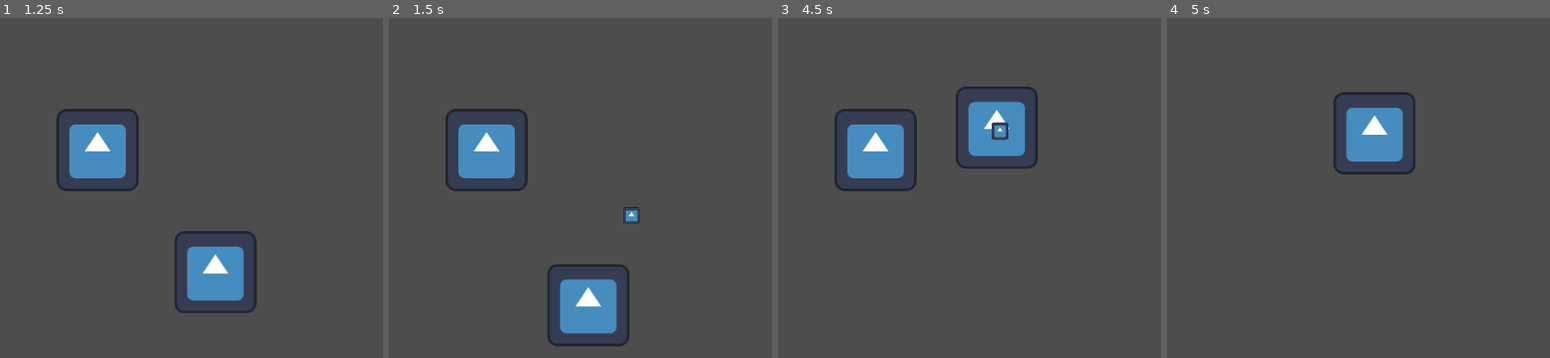
Above: before the commit, frames 1-4 (left to right).
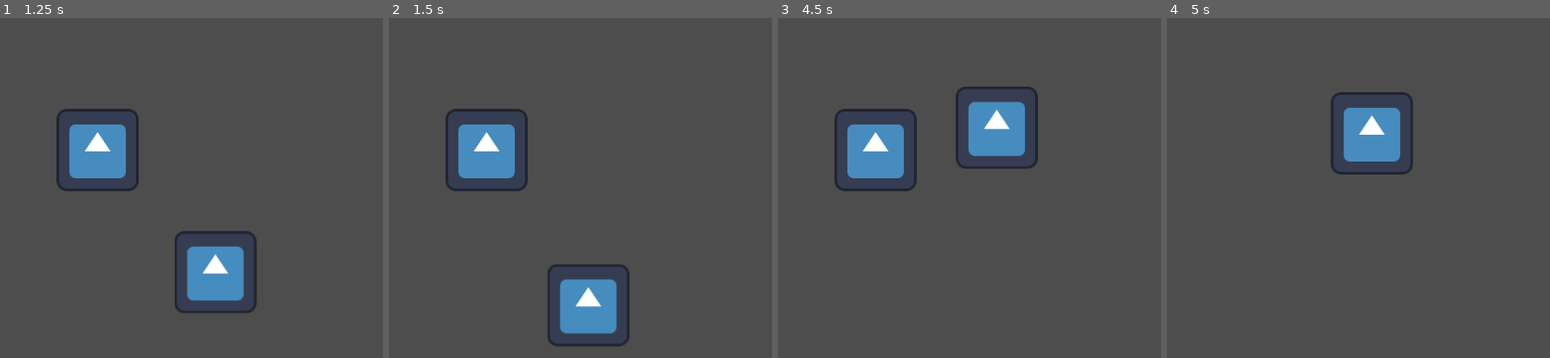
Above: after the commit, the same moments.

Repository: kschulz20/scream-jam-2024
Game: Godot game, scene res://src/main.tscn
Same seed, same stepped clock (60 frames per second), same inputs: the game is played once before the commit and once after it. The engine's default icon, where the game draws it, is replaced by a stand-in: a white triangle on a blue panel in a dark square.
Inputs (mouse positions are in pixels of both pictures, inside the frame that each line leads up to):
- Up to frame 1 (1.25 s): move the mouse to (61, 232) at 0.52 s; hold W (move_up) from 0.53 s (still down); click (61, 232) at 0.6 s
- Up to frame 2 (1.5 s): keep holding W (move_up); move the mouse to (706, 211) at 1.27 s; right-click (706, 211) at 1.35 s
- Up to frame 3 (4.5 s): move the mouse to (outside the picture) at 2.02 s; release W (move_up) at 2.03 s; hold A (move_left) 2.03-3.53 s; click (outside the picture) at 2.1 s; move the mouse to (912, 150) at 2.77 s; right-click (912, 150) at 2.85 s; click (912, 150) at 2.92 s; move the mouse to (outside the picture) at 3.52 s; hold S (move_down) 3.53-4.28 s; click (outside the picture) at 3.6 s; move the mouse to (1038, 130) at 4.27 s; hold D (move_right) from 4.28 s (still down); right-click (1038, 130) at 4.35 s
- Up to frame 4 (5 s): keep holding D (move_right)

Frame 1 is identical in both runs. In frame 2, 0.2% of the frame differs, in the area x 61-66%, y 55-61%; in frame 3, 0.2%; in frame 4, 0.9%, in the area x 42-65%, y 21-47%.

Commit message:
Rework damage... slightly

Diff:
--- a/project.godot
+++ b/project.godot
@@ -22,6 +22,8 @@
 [global_group]
 
 hurtbox=""
+player=""
+enemy=""
 
 [input]
 
--- a/src/Entities/MVPEnemy/enemy.gd
+++ b/src/Entities/MVPEnemy/enemy.gd
@@ -5,17 +5,28 @@
 @export var health = 2
 @export var damage = 1
 
+@export var projectile :PackedScene = load(
+	"res://src/Entities/Projectile/projectile.tscn"
+)
+
 @onready var player_character = get_tree().root.find_child("PlayerCharacter", true, false)
 
 var hitbox_type = "MVPEnemyHitbox"
-var weapon_hitbox_types = ["CaneHitbox", "PlayerProjectile"]
+var weapon_hitbox_types = ["CaneHitbox"]
+
 
 func _ready() -> void:
 	# For testing/debug
 	set_physics_process(debug_enable_move)
+	add_to_group("enemy")
 
 func take_damage():
 	print("OW!!!!")
+
+func _process(_delta: float) -> void:
+	# shoot(0)
+	if (health <= 0):
+		call_deferred("queue_free")
 
 func _physics_process(delta: float) -> void:
 	velocity = move_speed * delta * (player_character.position - position)
@@ -32,8 +43,14 @@
 # Enemy hurtbox made contact with weapon - do damage
 func _on_area_entered(area: Area2D) -> void:
 	if ("hitbox_type" in area):
-		print("Enemy received: " + area.hitbox_type)
+		#print("Enemy received: " + area.hitbox_type)
 		if (weapon_hitbox_types.has(area.hitbox_type)):
 			health -= area.get_damage()
-			if (health <= 0):
-				call_deferred("queue_free")
+
+func shoot(damage :int):
+	var new_projectile = projectile.instantiate()
+	new_projectile.heading = (player_character.position - position)
+	new_projectile.position = position
+	new_projectile.team = "enemy"
+	new_projectile.damage = damage
+	add_sibling(new_projectile)
--- a/src/Entities/Player/player_character.gd
+++ b/src/Entities/Player/player_character.gd
@@ -53,6 +53,12 @@
 		#cane_attack.emit(cane_hitbox_vector)
 
 func _process(delta: float) -> void:
+	# check for death
+	if (health <= 0):
+		hide() # Player disappears after being hit.
+		# Must be deferred as we can't change physics properties on a physics callback.
+		$CollisionShape2D.set_deferred("disabled", true)
+		player_died = true
 	# aim input
 	var aim_dir :Vector2 = Vector2(0.0, 0.0)
 	if is_mouse_input:
@@ -107,9 +113,9 @@
 
 func shoot(dir: Vector2):
 	var new_projectile = projectile.instantiate()
-	print(new_projectile.name)
 	new_projectile.heading = dir
 	new_projectile.position = self.position + (dir * 1.2)
+	new_projectile.team = "player"
 	owner.add_child(new_projectile)
 
 
@@ -118,8 +124,3 @@
 		print("Player received: " + area.hitbox_type)
 		if (enemy_hitbox_types.has(area.hitbox_type)):
 			health -= area.get_damage()
-			if (health <= 0):
-				hide() # Player disappears after being hit.
-				# Must be deferred as we can't change physics properties on a physics callback.
-				$CollisionShape2D.set_deferred("disabled", true)
-				player_died = true
--- a/src/Entities/Player/player_character.tscn
+++ b/src/Entities/Player/player_character.tscn
@@ -84,7 +84,7 @@
 [sub_resource type="RectangleShape2D" id="RectangleShape2D_8bbn1"]
 size = Vector2(134, 137)
 
-[node name="PlayerCharacter" type="CharacterBody2D"]
+[node name="PlayerCharacter" type="CharacterBody2D" groups=["player"]]
 position = Vector2(578, 324)
 script = ExtResource("1_dbouk")
 metadata/_edit_group_ = true
--- a/src/Entities/Projectile/projectile.tscn
+++ b/src/Entities/Projectile/projectile.tscn
@@ -17,3 +17,5 @@
 [node name="Sprite2D" type="Sprite2D" parent="."]
 scale = Vector2(0.205, 0.205)
 texture = ExtResource("2_d01vg")
+
+[connection signal="body_entered" from="." to="." method="_on_body_entered"]
--- a/src/main.tscn
+++ b/src/main.tscn
@@ -15,7 +15,7 @@
 unique_name_in_owner = true
 move_speed = 20000.0
 
-[node name="Enemy" parent="." instance=ExtResource("2_gv313")]
+[node name="Enemy" parent="." groups=["enemy"] instance=ExtResource("2_gv313")]
 
 [node name="Sprite2D" type="Sprite2D" parent="Enemy"]
 texture = ExtResource("3_lyv6t")
--- a/src/projectile.gd
+++ b/src/projectile.gd
@@ -3,10 +3,17 @@
 @export var damage = 1;
 var speed = 2000
 var heading :Vector2 = Vector2(1.0, 0.0)
-var hitbox_type = "PlayerProjectile"
+var hitbox_type = "Projectile"
+var team = ""
 
 func _physics_process(delta: float) -> void:
-	position += heading * delta * speed
+	position += heading.normalized() * delta * speed
 
 func get_damage():
 	return damage
+
+func _on_body_entered(body: Node2D) -> void:
+	if body.get("health"):
+		if not body.is_in_group(team):
+			body.health -= damage
+			self.queue_free()
